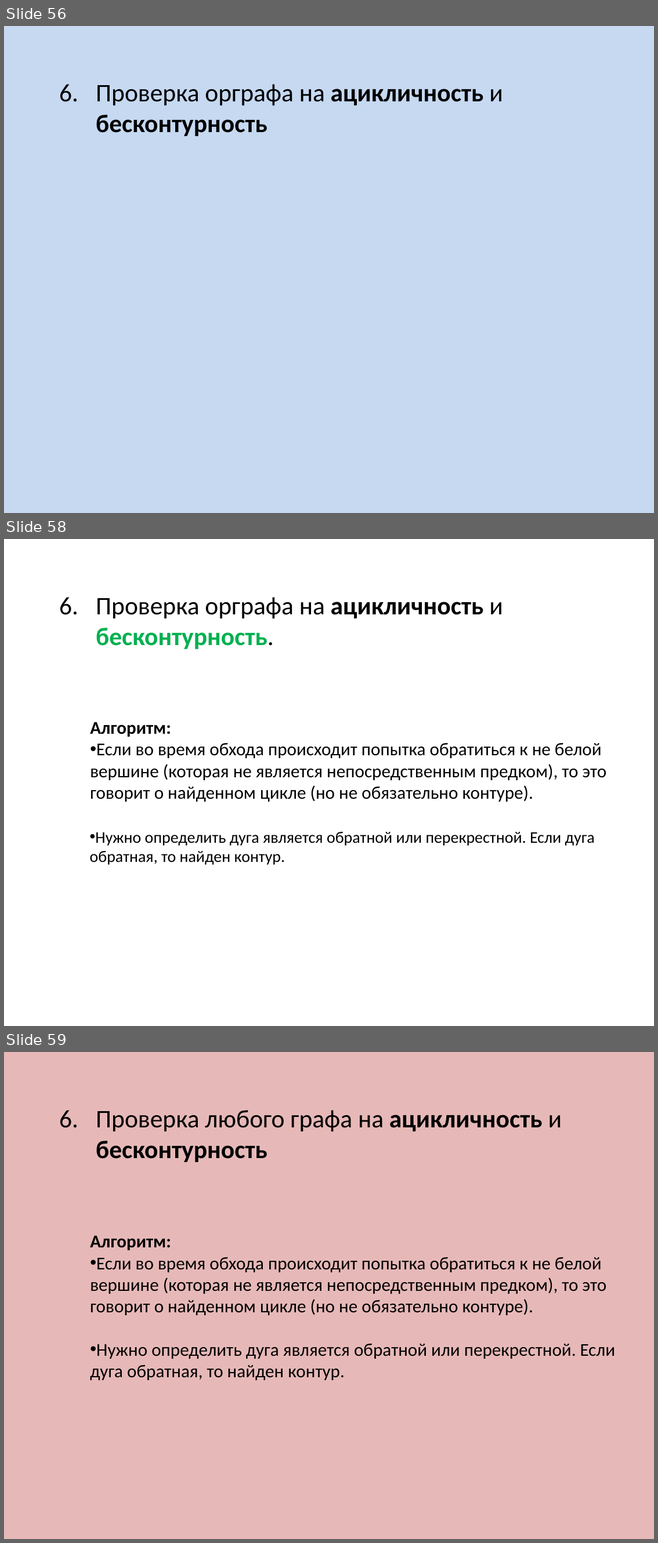
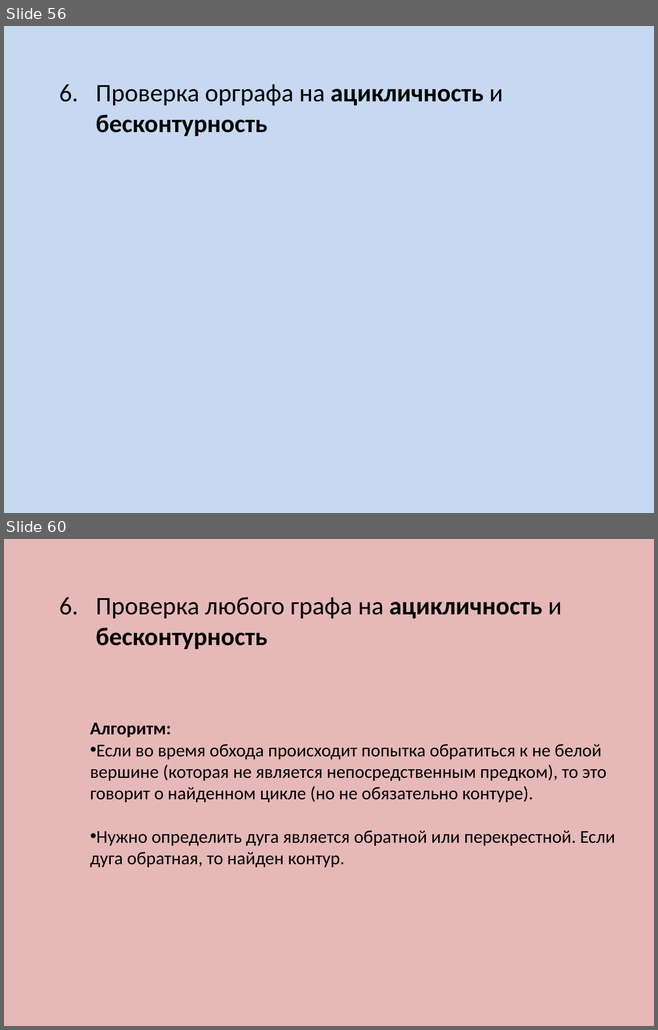
Before and after one commit to SteinbergOB/ANG, a slide deck: Презентации/Лекция 1.pptx. Shown one above the other, each under a label of ours: slides 56, 58 and 59 before the commit, slides 56 and 60 after it; the slides between them are not shown. The pictures are 658x1543 and 658x1030 pixels, drawn with LibreOffice and Linux fonts; fonts in the diff are those of the drawing. Boxes give left, top, right and bottom in pixels: in the first picture for what was removed or moved away, otherwise in the second. Text is boxed around its words. In the diff, an @@ line names an element or a change of style, - is before the commit and + after.

```diff
--- a/Презентации/Лекция 1.pptx
+++ b/Презентации/Лекция 1.pptx
@@ slide 58 removed at [4,539,654,1026], background #FFFFFF @@
@@ text removed at [96,597,503,649] @@
-6. Проверка орграфа на ацикличность и бесконтурность.
@@ text removed at [90,722,606,802] @@
-Алгоритм:
-• Если во время обхода происходит попытка обратиться к не белой вершине (которая не является непосредственным предком), то это говорит о найденном цикле (но не обязательно контуре).
@@ text removed at [90,832,594,865] @@
-• Нужно определить дуга является обратной или перекрестной. Если дуга обратная, то найден контур.
@@ what was slide 59 is now slide 60 @@
```
Also in this commit, not shown: 2 slides changed, 2 slides added.
